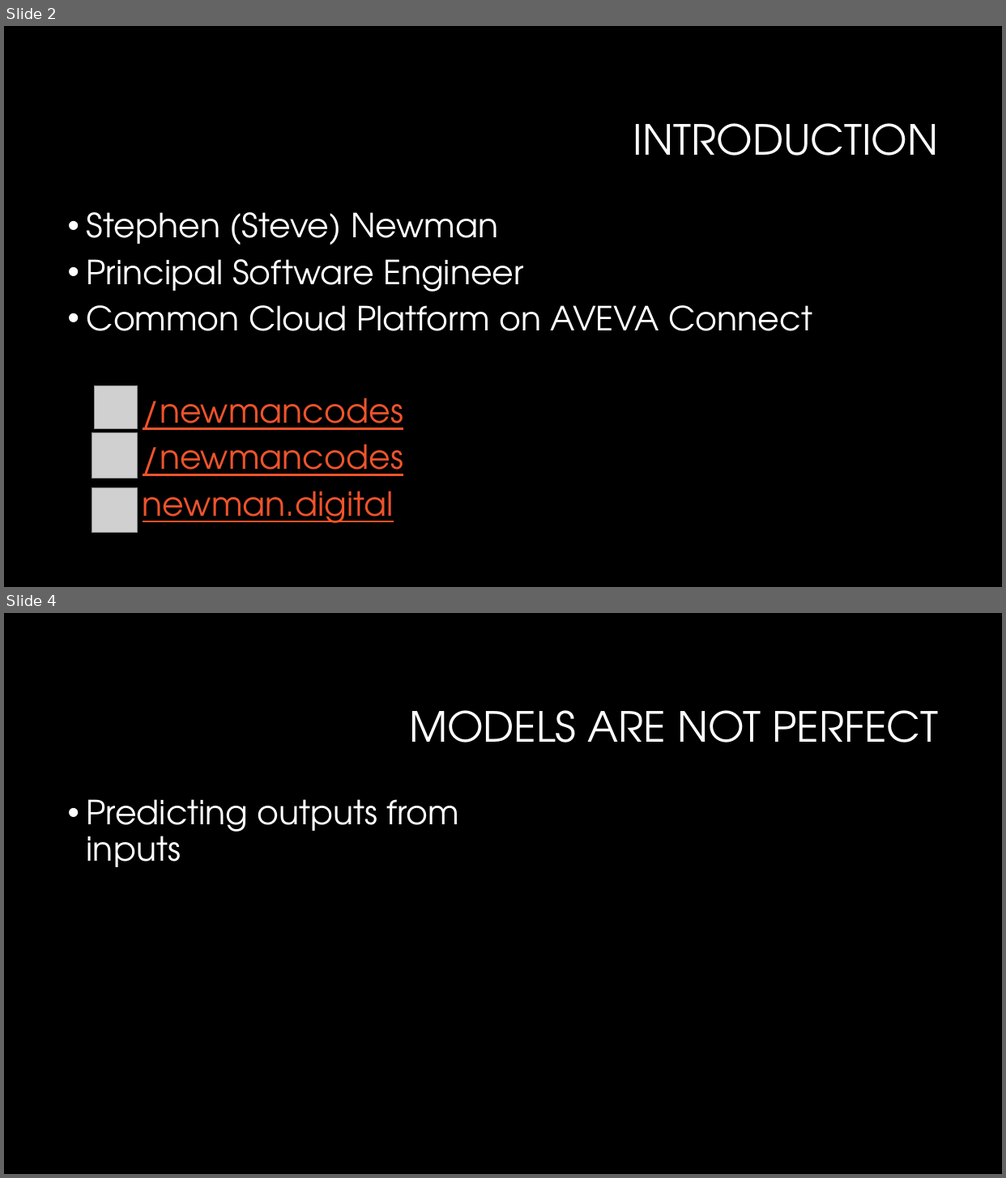
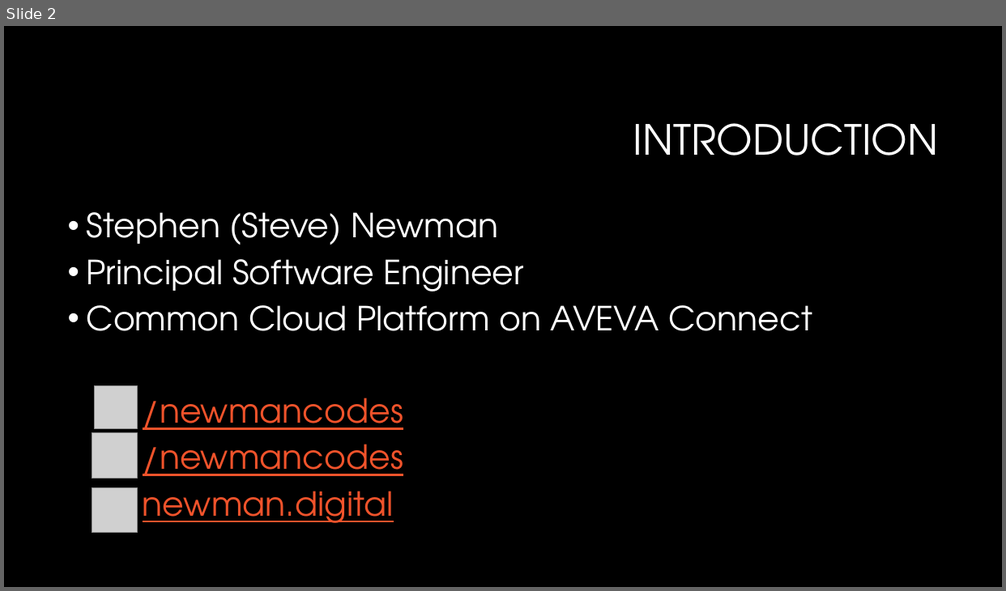
Before and after one commit to newmancodes/why-we-must-ask-why-of-machine-learning, a slide deck: Why We Must Ask Why of Machine Learning.pptx. Shown one above the other, each under a label of ours: slides 2 and 4 before the commit, slide 2 after it; the slides between them are not shown. The pictures are 1006x1178 and 1006x591 pixels, drawn with LibreOffice and Linux fonts; fonts in the diff are those of the drawing; grey boxes stand for pictures; background and template pictures are left out. Boxes give left, top, right and bottom in pixels: in the first picture for what was removed or moved away, otherwise in the second. Text is boxed around its words. In the diff, an @@ line names an element or a change of style, - is before the commit and + after.

```diff
--- a/Why We Must Ask Why of Machine Learning.pptx
+++ b/Why We Must Ask Why of Machine Learning.pptx
@@ slide 4 removed at (x1=4, y1=613, x2=1002, y2=1174), background #000000 @@
@@ title removed at (x1=409, y1=710, x2=938, y2=743) @@
-MODELS ARE NOT PERFECT
@@ text removed at (x1=87, y1=799, x2=459, y2=867) @@
-• Predicting outputs from inputs
```
Also in this commit, not shown: 5 slides changed, 6 slides added, 1 other file.
